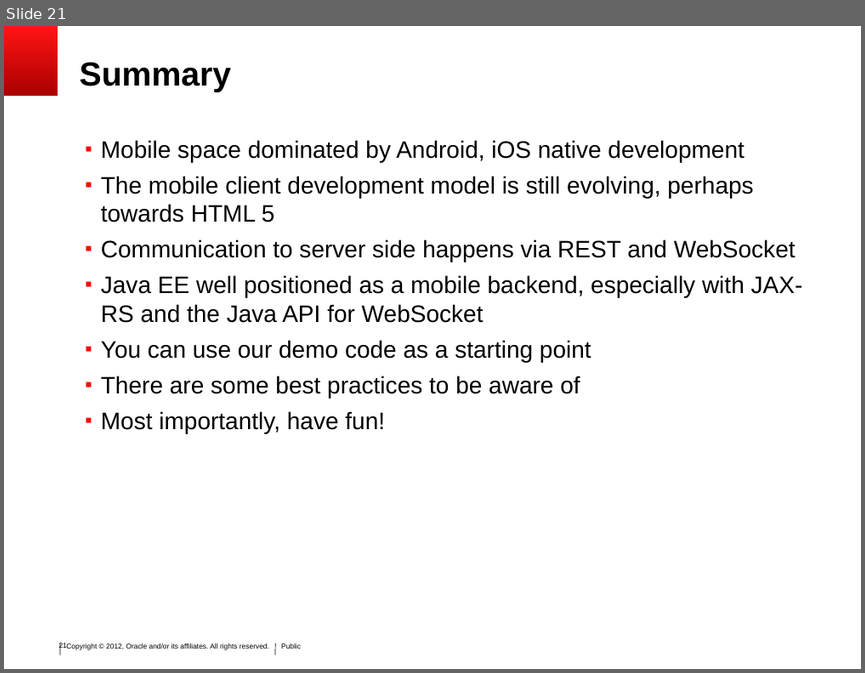
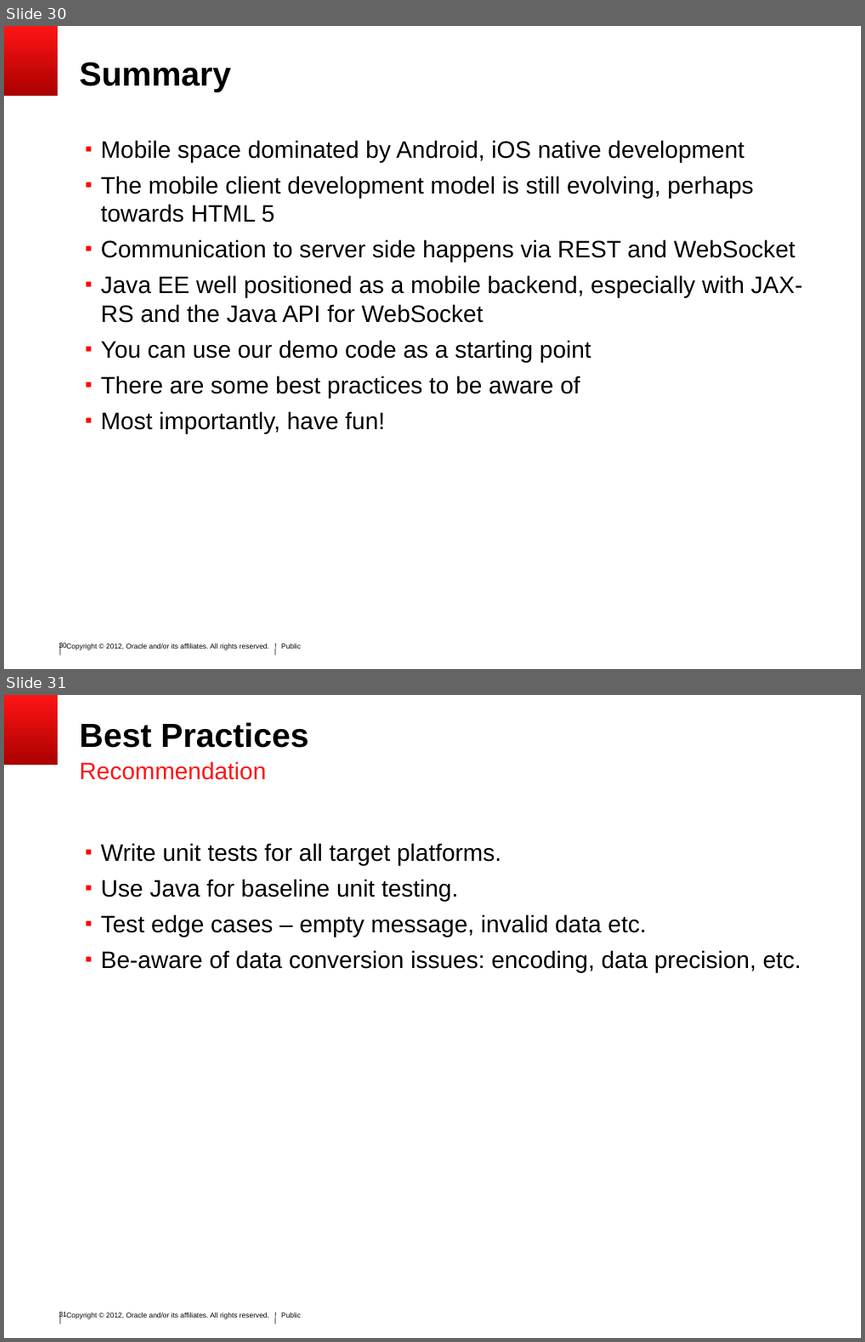
Before and after one commit to SoryBalde/javaee-mobile, a slide deck: javaee_mobile.ppt. Shown one above the other, each under a label of ours: slide 21 before the commit, slides 30 and 31 after it. The pictures are 865x673 and 865x1342 pixels, drawn with LibreOffice and Linux fonts; fonts in the diff are those of the drawing; background and template pictures are left out. Boxes give left, top, right and bottom in pixels: in the first picture for what was removed or moved away, otherwise in the second. Text is boxed around its words. In the diff, an @@ line names an element or a change of style, - is before the commit and + after.

```diff
--- a/javaee_mobile.ppt
+++ b/javaee_mobile.ppt
@@ slide 31 added at (4,695,861,1338), background #FFFFFF; not listed: 6 template elements that a slide beside it also shows @@
@@ title added at (80,722,308,748), 28 pt, text #000000, bold @@
+Best Practices
@@ text added at (80,761,267,780), 20 pt, text #FF1414 @@
+Recommendation
@@ text added at (101,843,801,973), 20 pt, text #000000 @@
+▪ Write unit tests for all target platforms.
+▪ Use Java for baseline unit testing.
+▪ Test edge cases – empty message, invalid data etc.
+▪ Be-aware of data conversion issues: encoding, data precision, etc.
@@ what was slide 21 is now slide 30 @@
@@ page number at (59,641,67,649): text changed @@
-21
+30
```
Also in this commit, not shown: 11 other slides added, 2 slides removed.
